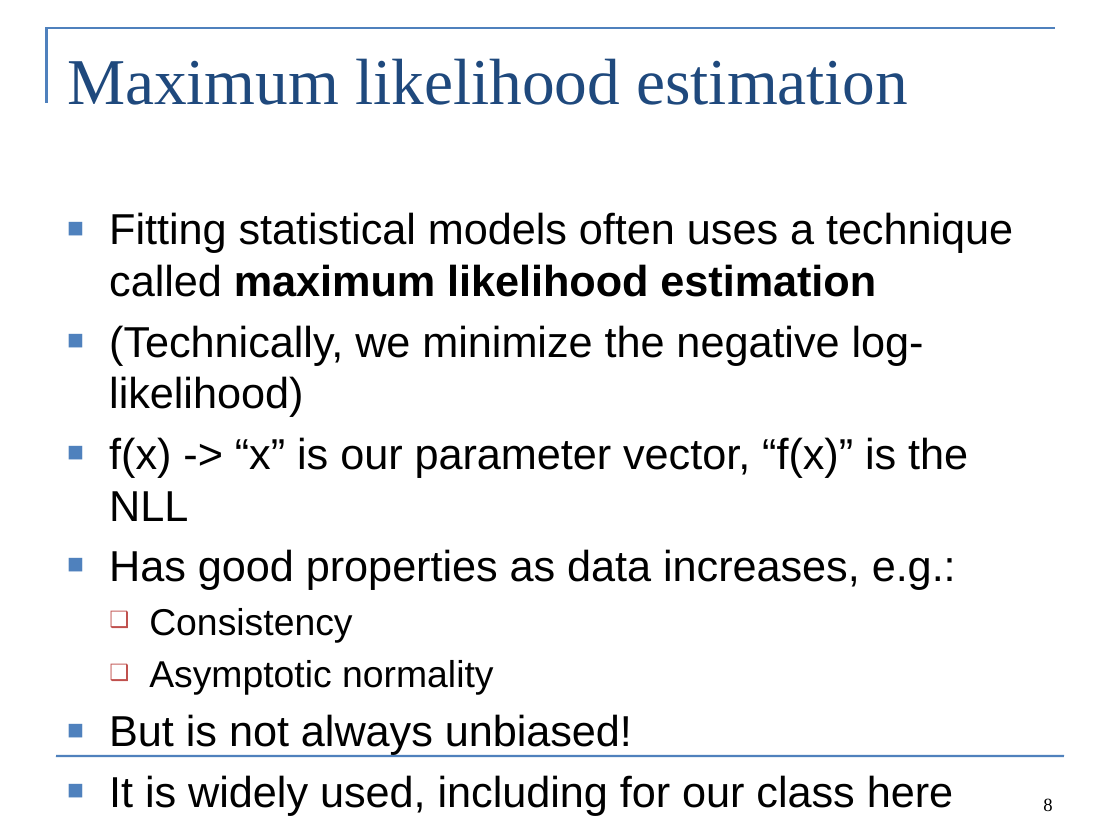
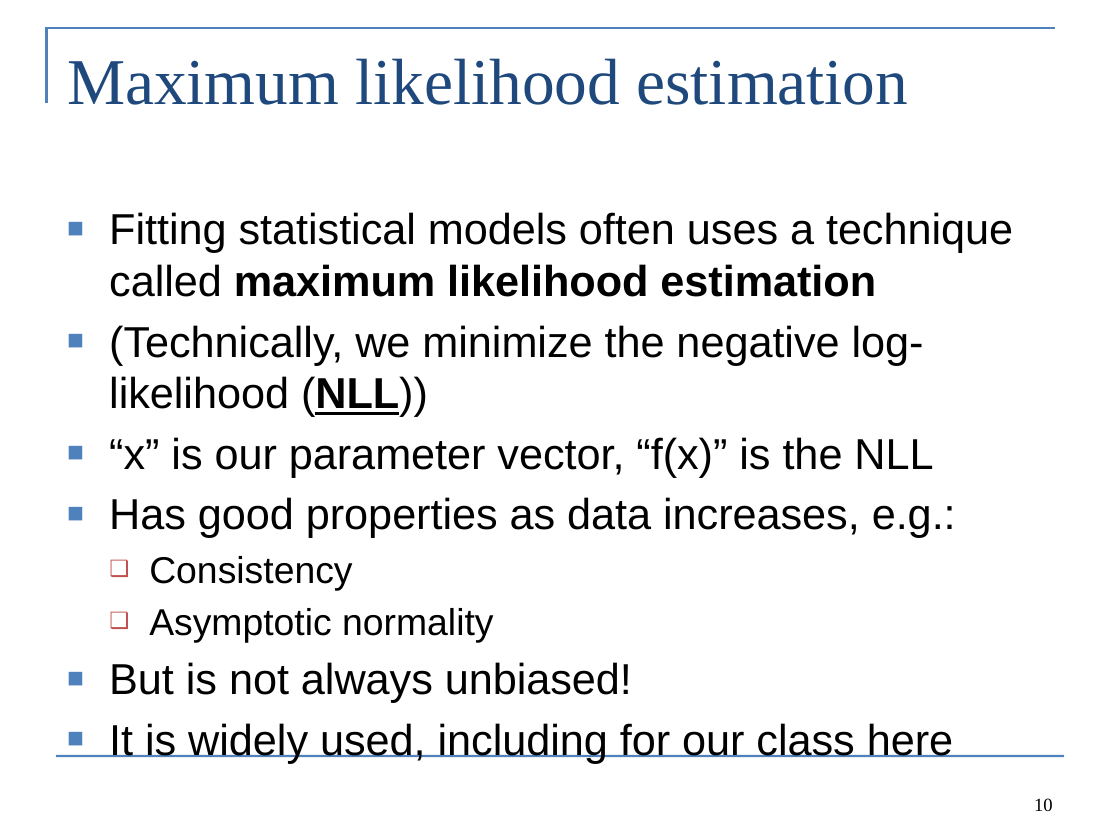
Before and after one commit to colemonnahan/tmb_workshop, a slide deck: slide 10 of day1/lecture1_maximum_likelihood.pptx (slide 8 before the commit). Drawn at 1120x840 pixels with LibreOffice and Linux fonts; fonts in the diff are those of the drawing. Boxes give left, top, right and bottom in pixels: in the first picture for what was removed or moved away, otherwise in the second. Text is boxed around its words. In the diff, an @@ line names an element or a change of style, - is before the commit and + after.

```diff
--- a/day1/lecture1_maximum_likelihood.pptx
+++ b/day1/lecture1_maximum_likelihood.pptx
@@ text at [109, 325, 933, 477]: text changed @@
-■ (Technically, we minimize the negative log-likelihood)
-■ f(x) -> “x” is our parameter vector, “f(x)” is the NLL
+■ (Technically, we minimize the negative log-likelihood (NLL))
+■ “x” is our parameter vector, “f(x)” is the NLL
@@ page number at [1034, 798, 1053, 811]: text changed @@
-8
+10
```
Also in this commit, not shown: 16 other slides changed, 3 slides added, 12 other files.
